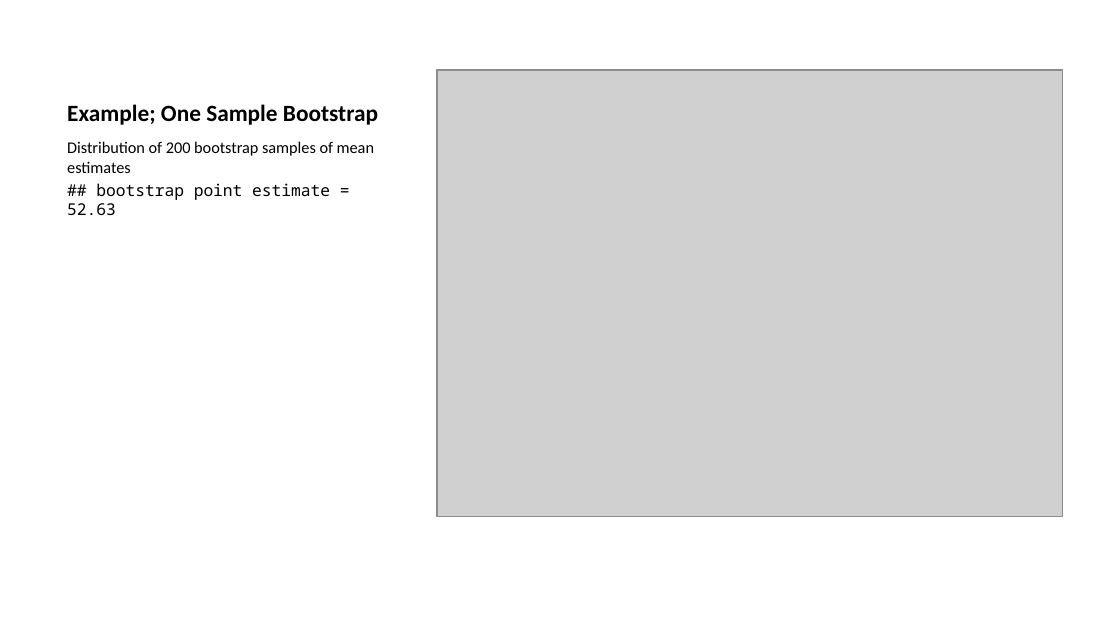
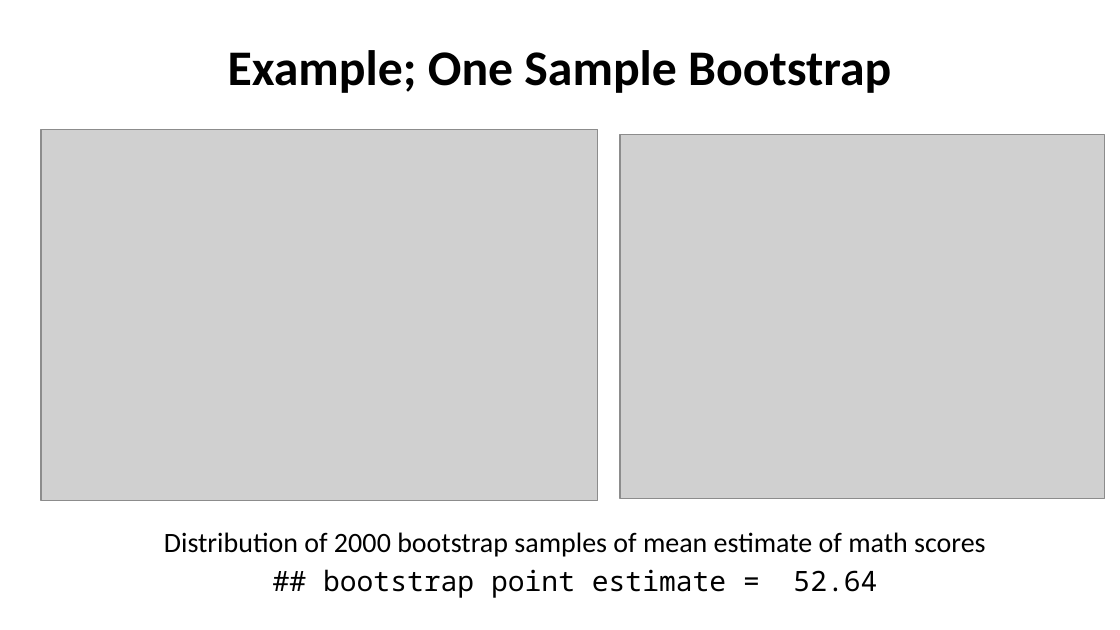
Before and after one commit to StephenElston/CSCI-E-83, a slide deck: slide 17 of LectureSlides/06b_IntroductionToBootstrap.pptx. Drawn at 1120x630 pixels with LibreOffice and Linux fonts; fonts in the diff are those of the drawing; grey boxes stand for pictures. Boxes give left, top, right and bottom in pixels: in the first picture for what was removed or moved away, otherwise in the second. Text is boxed around its words. In the diff, an @@ line names an element or a change of style, - is before the commit and + after.

```diff
--- a/LectureSlides/06b_IntroductionToBootstrap.pptx
+++ b/LectureSlides/06b_IntroductionToBootstrap.pptx
@@ title "Example; One Sample Bootstrap" at <box>228,50,891,93</box>: size 15 to 32 pt; alignment left to centre @@
@@ picture added at <box>41,129,598,501</box> @@
@@ picture: place and size @@
-picture at <box>437,69,1062,516</box>
+picture at <box>620,134,1105,498</box>
@@ text at <box>164,532,986,598</box>: text changed; size 10.5 to 18 pt @@
-Distribution of 200 bootstrap samples of mean estimates
-## bootstrap point estimate = 52.63
+Distribution of 2000 bootstrap samples of mean estimate of math scores
+## bootstrap point estimate = 52.64
```
Also in this commit, not shown: 13 other slides changed, 1 slide added, 1 slide removed, 1 other file.
